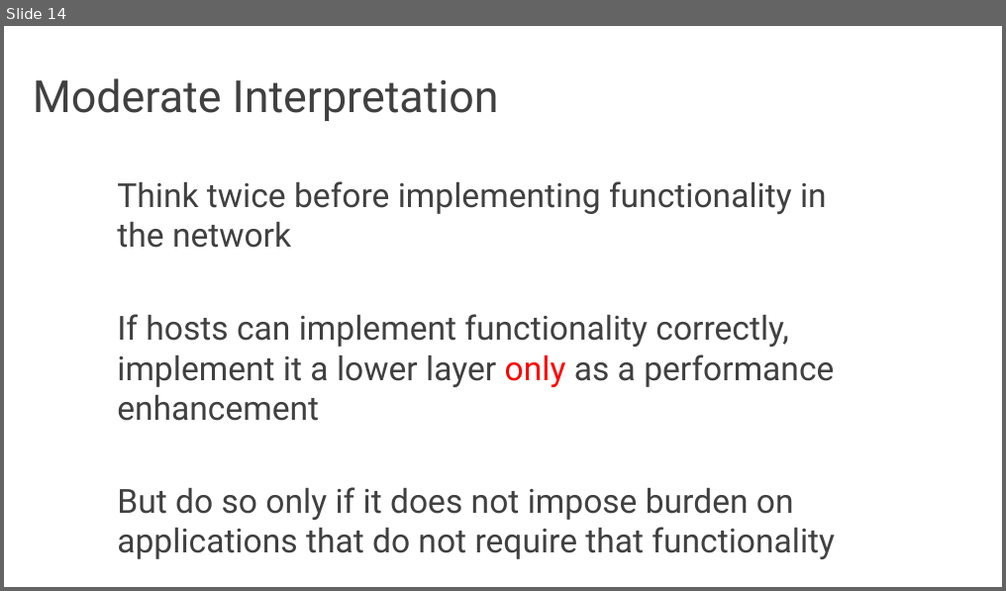
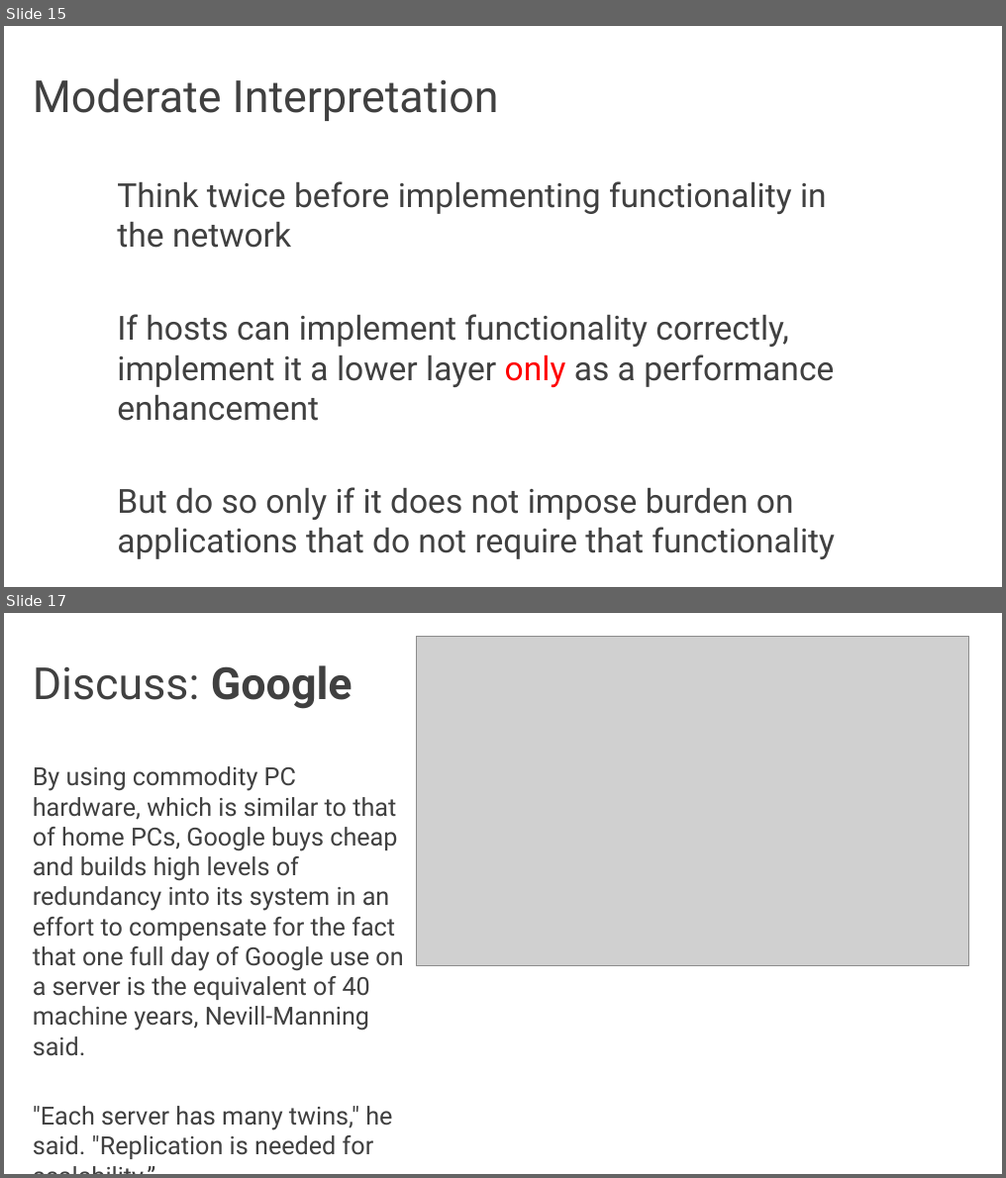
Before and after one commit to audreyccheng/cs262a-spring2025, a slide deck: notes/04-e2e-projects.pptx. Shown one above the other, each under a label of ours: slide 14 before the commit, slides 15 and 17 after it; the slides between them are not shown. The pictures are 1006x591 and 1006x1178 pixels, drawn with LibreOffice and Linux fonts; fonts in the diff are those of the drawing; grey boxes stand for pictures. Boxes give left, top, right and bottom in pixels: in the first picture for what was removed or moved away, otherwise in the second. Text is boxed around its words. In the diff, an @@ line names an element or a change of style, - is before the commit and + after.

```diff
--- a/notes/04-e2e-projects.pptx
+++ b/notes/04-e2e-projects.pptx
@@ slide 17 added at bbox=[4, 613, 1002, 1174], background #FFFFFF @@
@@ picture added at bbox=[417, 636, 970, 965] @@
@@ title added at bbox=[33, 665, 352, 709], 32 pt, text #404040 @@
+Discuss: Google
@@ text added at bbox=[33, 766, 403, 1159], 18 pt, text #404040 @@
+By using commodity PC hardware, which is similar to that of home PCs, Google buys cheap and builds high levels of redundancy into its system in an effort to compensate for the fact that one full day of Google use on a server is the equivalent of 40 machine years, Nevill-Manning said.
+"Each server has many twins," he said. "Replication is needed for scalability.”
@@ what was slide 14 is now slide 15 @@
```
Also in this commit, not shown: 11 slides changed, 7 other slides added, 49 slides removed, 1 other file.
